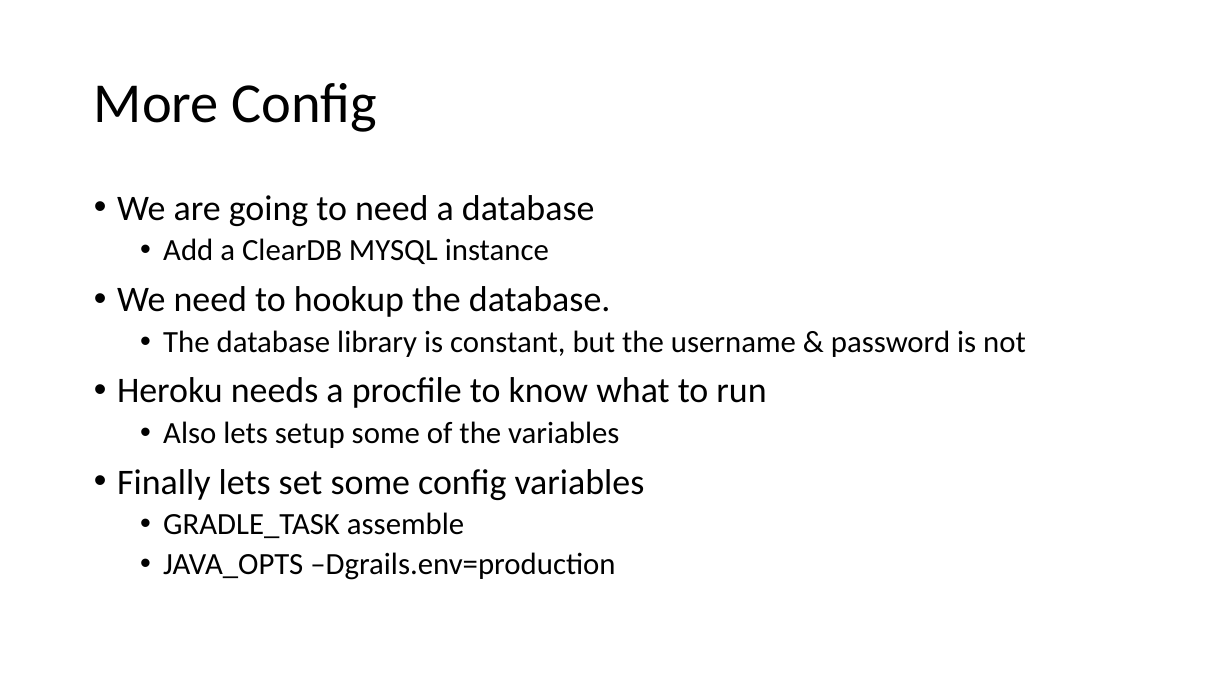
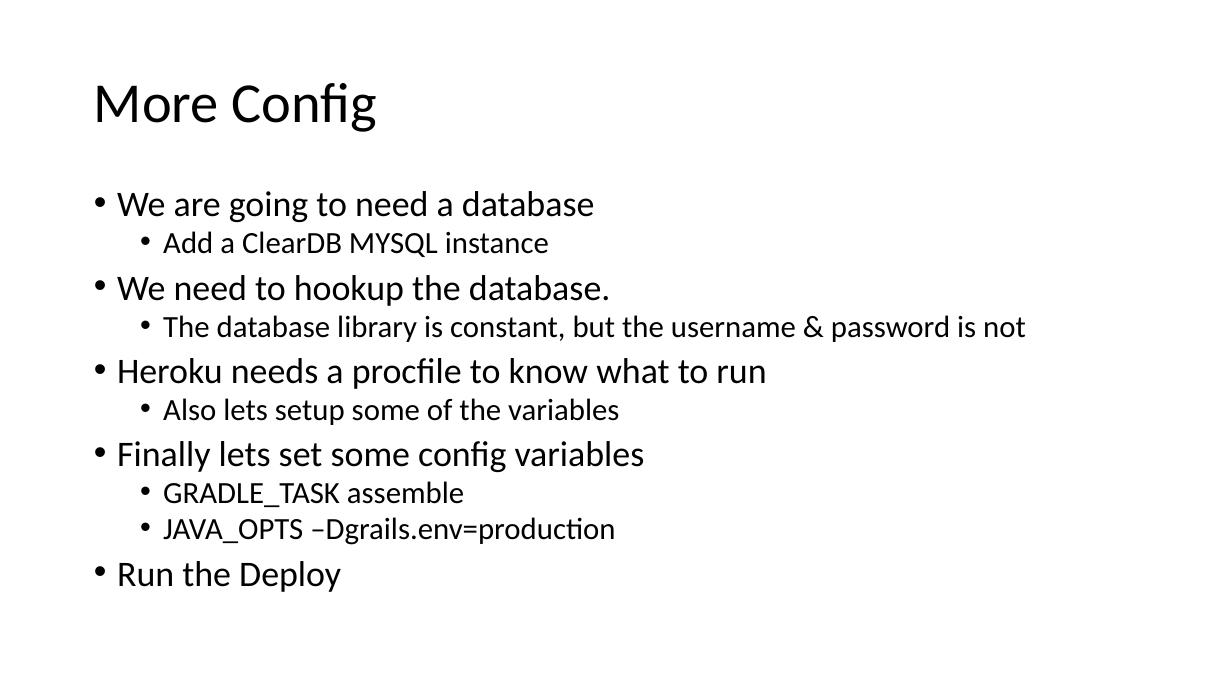
Before and after one commit to aibolit/SixOneFourEight, a slide deck: slide 22 of Presentation.pptx. Drawn at 1232x693 pixels with LibreOffice and Linux fonts; fonts in the diff are those of the drawing. Boxes give left, top, right and bottom in pixels: in the first picture for what was removed or moved away, otherwise in the second. Text is boxed around its words. In the diff, an @@ line names an element or a change of style, - is before the commit and + after.

```diff
--- a/Presentation.pptx
+++ b/Presentation.pptx
@@ text at [117,191,1026,545]: line spacing 0.9 to 0.8 @@
@@ text at [117,561,341,592]: paragraph added @@
+• Run the Deploy
```
Also in this commit, not shown: 4 other slides changed.
